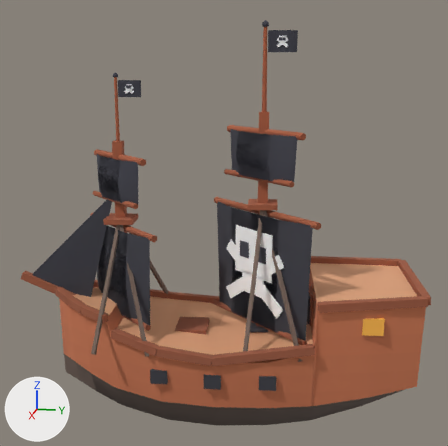
The glTF model public/assets/toycar/set-pirate-ship-lite.glb as it was, and as the next commit left it.
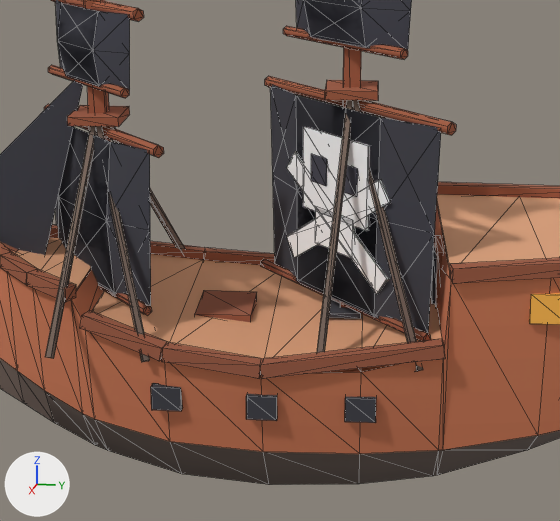
Each version is shown whole from a camera (50 mm lens) standing at (12.04, 2.43, 6.99) and looking at (-0.97, -0.17, 3.74), then close up on the part from 15% to 85% of the width and 35% to 100% of the height. Lighting does not change. The marker at lower left points along +X, +Y and +Z. The last two pictures show the newer version. The close-ups show mesh edges as thin lines. Where no turn or scale is listed for an object, it has been applied to the vertices. Vertices at exactly the same position are counted once.

In view in the first close-up: 'anim_sway:a=z:d=5:p=7.5+bob:h=0.12:p=5.2'.
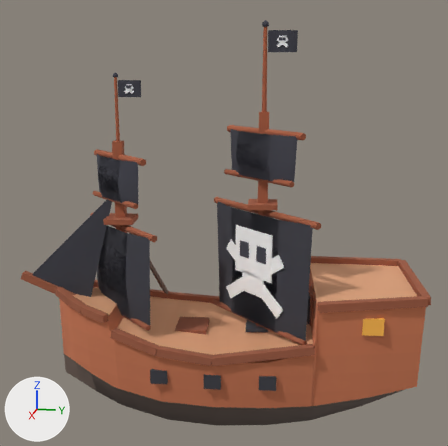
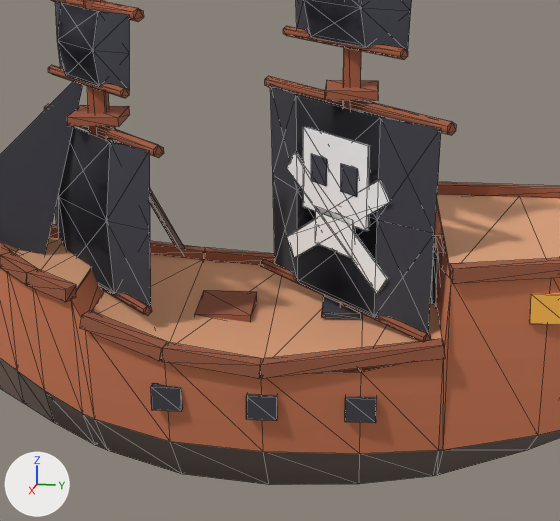
Edits to the bpy script that builds the scene:
```text
Change me_anim_sway_a_z_d_5_p_7_5_bob_h_0_12_p_5_2:
    used by ob_anim_sway_a_z_d_5_p_7_5_bob_h_0_12_p_5_2; location = (0.0, 0.0, 0.0)
    remove me_anim_sway_a_z_d_5_p_7_5_bob_h_0_12_p_5_2.from_pydata(...)  # 715 vertices, 1171 faces; spans x -1.75..1.77, y -4.28..4.08, z -0.23..7.9
    add me_anim_sway_a_z_d_5_p_7_5_bob_h_0_12_p_5_2.from_pydata(...)  # 683 vertices, 1131 faces; spans x -1.75..1.66, y -4.28..4.08, z -0.23..7.9
    me_anim_sway_a_z_d_5_p_7_5_bob_h_0_12_p_5_2 part 1: the loose piece of 8 vertices spanning x 0.33..1.66, y -2.11..-1.1, z 1.67..4.04 is deleted
    me_anim_sway_a_z_d_5_p_7_5_bob_h_0_12_p_5_2 part 2: the loose piece of 8 vertices spanning x 0.35..1.77, y -2.22..-2.03, z 1.67..4.04 is deleted
    me_anim_sway_a_z_d_5_p_7_5_bob_h_0_12_p_5_2 part 3: the loose piece of 8 vertices spanning x -0.01..1.31, y 0.77..1.78, z 1.67..4.39 is deleted
    me_anim_sway_a_z_d_5_p_7_5_bob_h_0_12_p_5_2 part 4: the loose piece of 8 vertices spanning x 0.0..1.42, y 0.66..0.85, z 1.67..4.39 is deleted
```

Where the change shows, as pixel boxes [x1, y1, x2, y2] in the close-ups (560 x 521 px):
part 1 of me_anim_sway_a_z_d_5_p_7_5_bob_h_0_12_p_5_2, deleted
    before: [96, 126, 150, 362]
part 2 of me_anim_sway_a_z_d_5_p_7_5_bob_h_0_12_p_5_2, deleted (brown)
    before: [45, 126, 96, 358]
part 3 of me_anim_sway_a_z_d_5_p_7_5_bob_h_0_12_p_5_2, deleted
    before: [352, 100, 423, 371]
part 4 of me_anim_sway_a_z_d_5_p_7_5_bob_h_0_12_p_5_2, deleted (brown)
    before: [317, 100, 353, 352]
